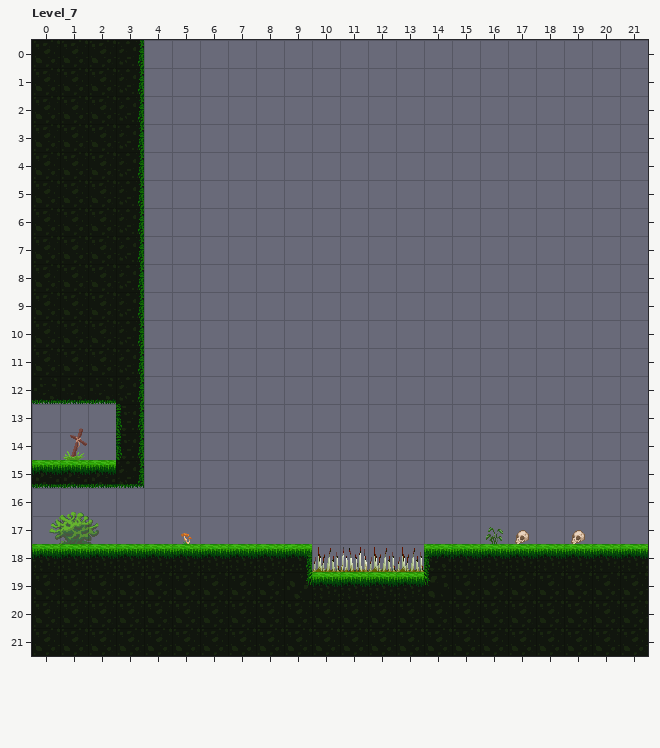
Two versions of a level (LDtk project, Assets/Mefedron(kolya)/LDtk_Lvls/Lvl_3.ldtk). The picture above was drawn from the file before the commit.
Cells are 32x32 px. Shown: Level_7 x 0..21, y 0..21. The commit also changed other parts of the map, which this record leaves out.
The same view after the edit:
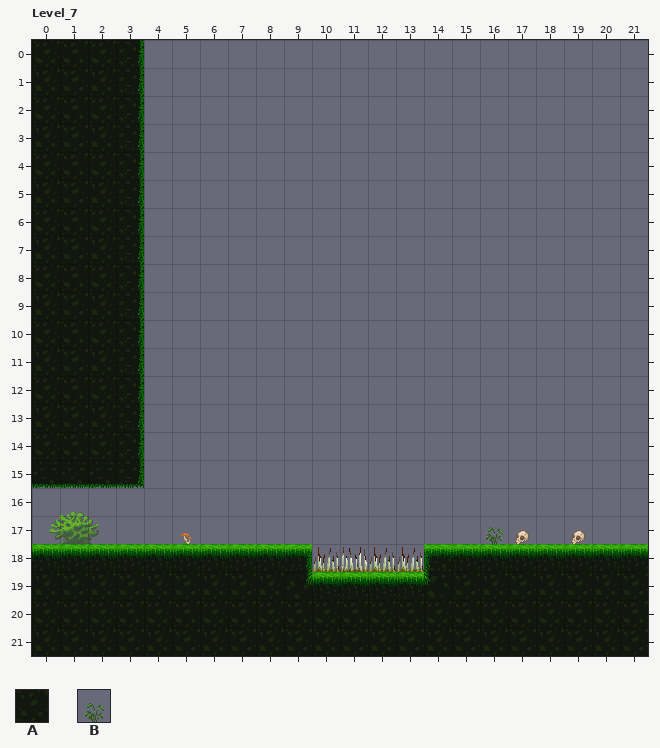
Key: from "Ground": A 1 "Ground"; from "Objects": B 1 "Objects".
_ is an empty cell, . an unchanged one.
The exact change:
--- layer "Ground"
@@ x 0..2 @@
-13 ___
-14 ___
+13 AAA
+14 AAA
--- layer "Objects"
@@ x 1..1 @@
-14 B
+14 _
